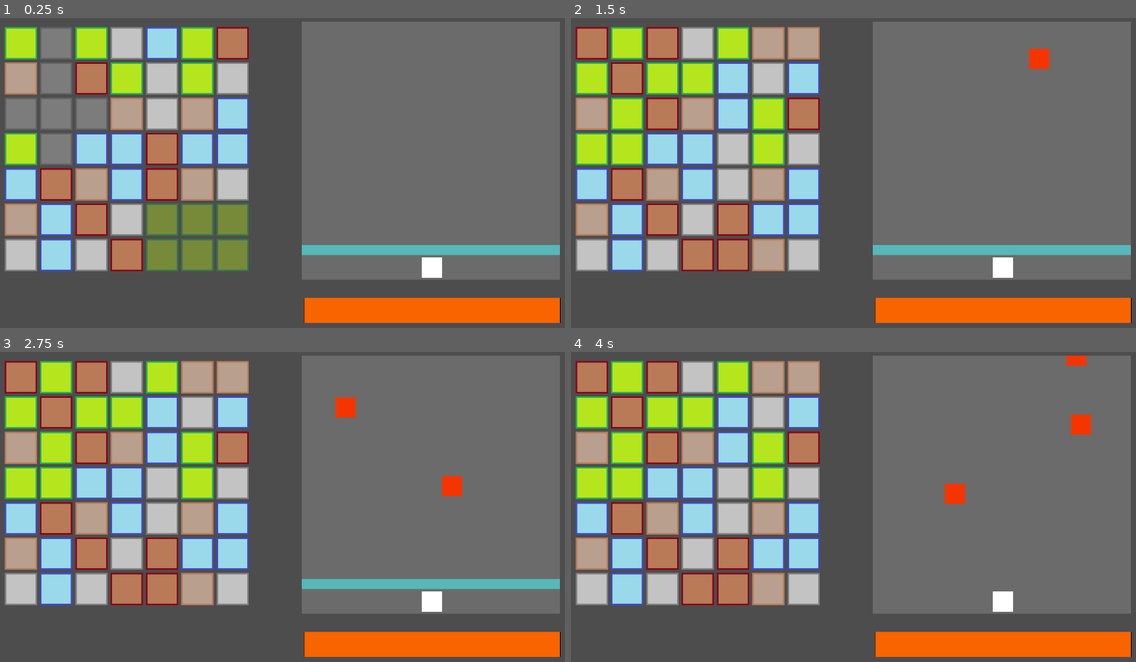
Above: before the commit, frames 1-4 (two rows, left to right).
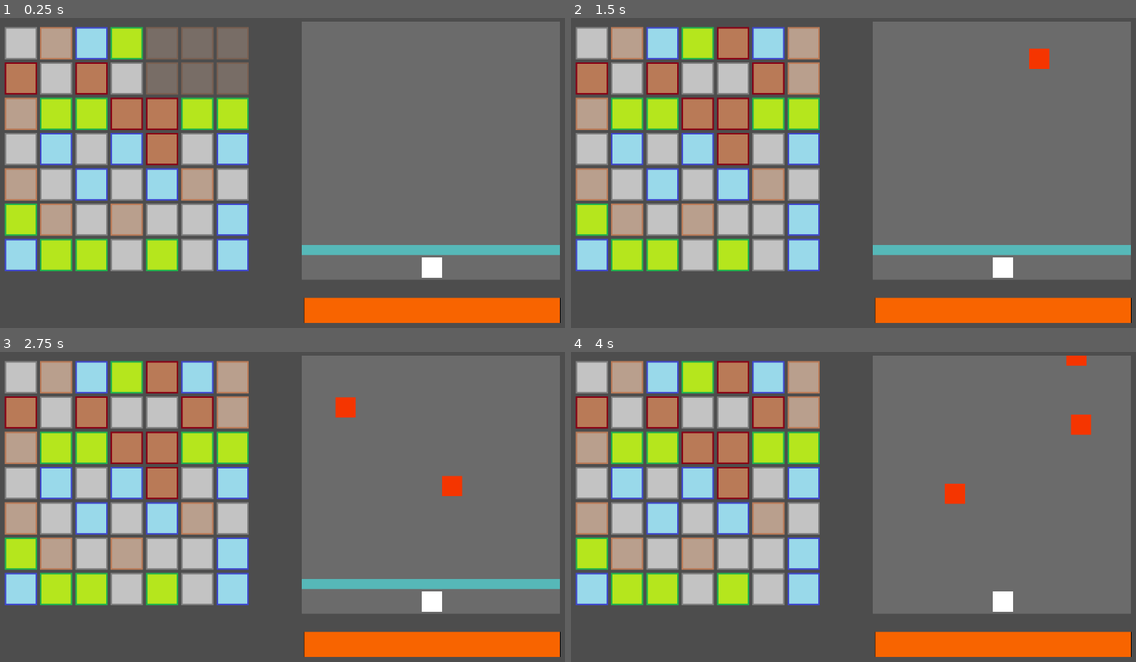
Above: after the commit, the same moments.

Repository: ivo4/hkpn
Game: Godot game, scene res://scenes/main_game/main_game.tscn
Same seed, same stepped clock (60 frames per second), same inputs: the game is played once before the commit and once after it.
Inputs (mouse positions are in pixels of both pictures, inside the frame that each line leads up to):
- Up to frame 1 (0.25 s): no input
- Up to frame 2 (1.5 s): drag from (593, 67) to (593, 185) at 0.52 s; drag from (593, 114) to (593, 219) at 1.27 s
- Up to frame 3 (2.75 s): move the mouse to (22, 482) at 2.02 s; press the mouse at (22, 482) at 2.03 s
- Up to frame 4 (4 s): release the mouse at (593, 482) at 2.75 s; drag from (593, 519) to (593, 414) at 2.77 s; drag from (593, 553) to (593, 448) at 3.52 s

The runs differ from the first frame. In frame 1, 26% of the frame differs, in the area x 0-45%, y 2-82%; in frame 2, 25%; in frame 3, 25%; in frame 4, 25%.

Commit message:
Disabled fixed random seed

Diff:
--- a/scenes/enums.gd
+++ b/scenes/enums.gd
@@ -13,7 +13,7 @@
 func get_random_tile_color() -> TileColor:
 	if !rng:
 		rng = RandomNumberGenerator.new()
-		rng.seed = 6 # TODO remove
+		# rng.seed = 6 # TODO remove
 
 	var colors = TileColor.values()
 	var index = rng.randi() % colors.size()
